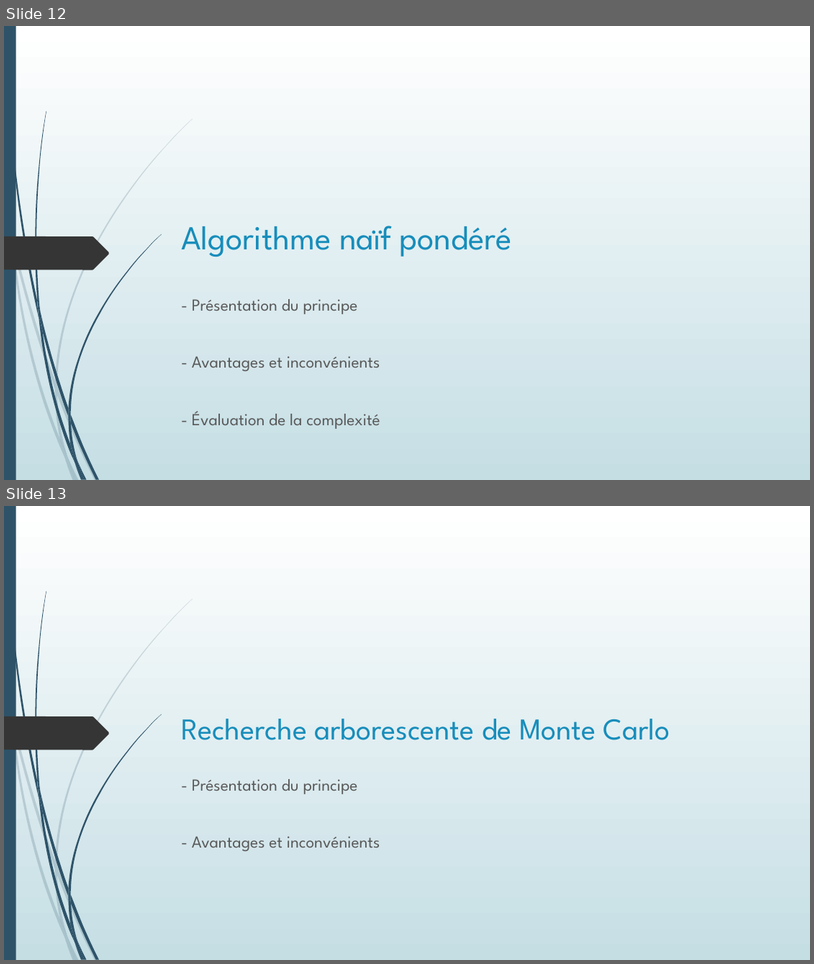
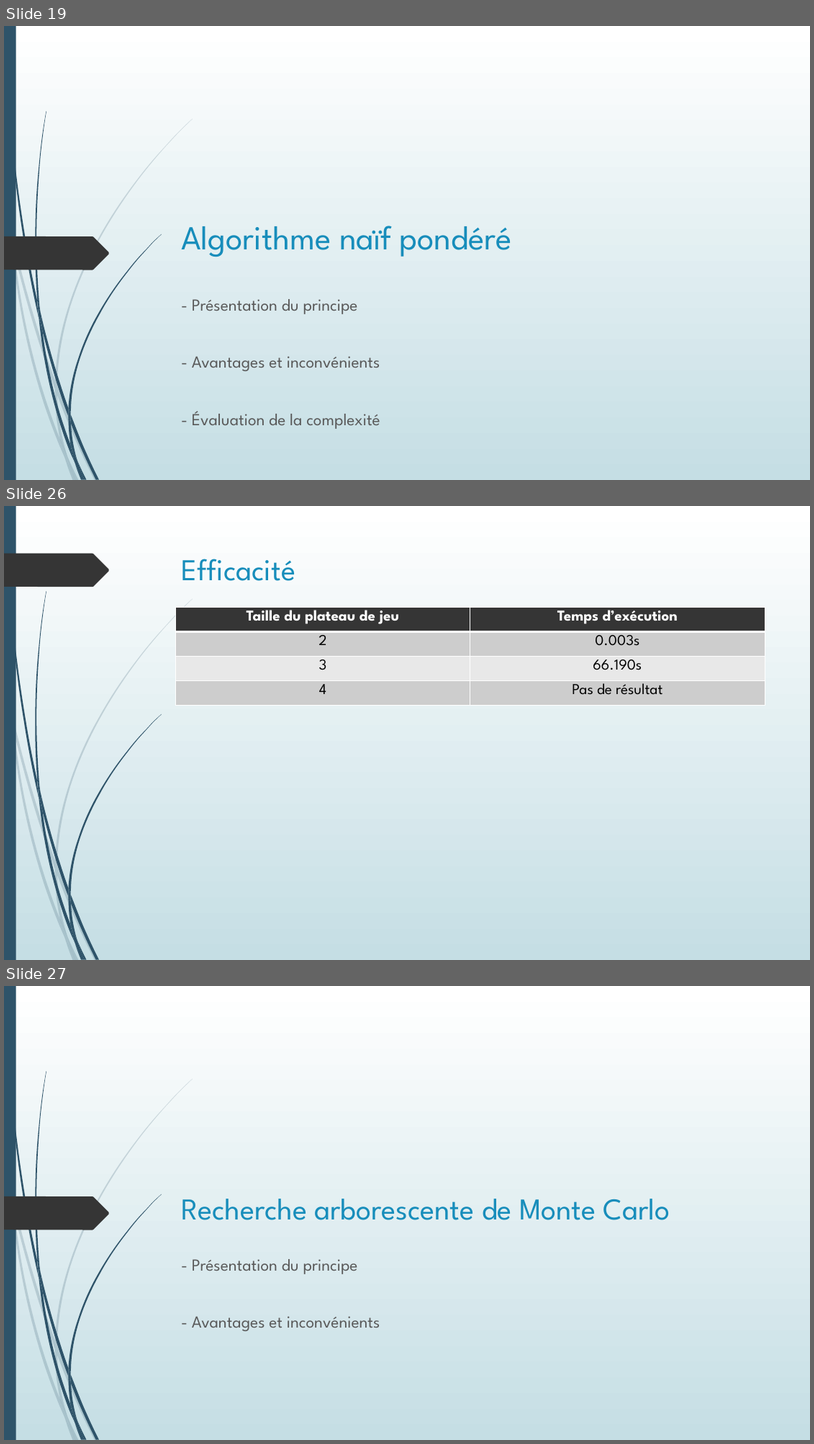
Before and after one commit to yarduoc/HexAI, a slide deck: PresentationTibo/TIPE 2017.pptx. Shown one above the other, each under a label of ours: slides 12 and 13 before the commit, slides 19, 26 and 27 after it; the slides between them are not shown. The pictures are 814x964 and 814x1444 pixels, drawn with LibreOffice and Linux fonts; fonts in the diff are those of the drawing. Boxes give left, top, right and bottom in pixels: in the first picture for what was removed or moved away, otherwise in the second. Text is boxed around its words. In the diff, an @@ line names an element or a change of style, - is before the commit and + after.

```diff
--- a/PresentationTibo/TIPE 2017.pptx
+++ b/PresentationTibo/TIPE 2017.pptx
@@ slide 26 added at box(4, 506, 810, 960), background gradient #FFFFFF to #C5DEE5; not listed: 23 template elements that a slide beside it also shows @@
@@ freeform shape added at box(4, 554, 109, 587), fill #353535 @@
@@ title added at box(182, 559, 296, 581), 36 pt, text #178DBB @@
+Efficacité
@@ table added at box(176, 607, 766, 705), 4 rows, 2 columns @@
+Taille du plateau de jeu | Temps d’exécution
+2 | 0.003s
+3 | 66.190s
+4 | Pas de résultat
@@ what was slide 12 is now slide 19 @@
@@ what was slide 13 is now slide 27 @@
```
Also in this commit, not shown: 5 slides changed, 13 other slides added, 2 other files.
